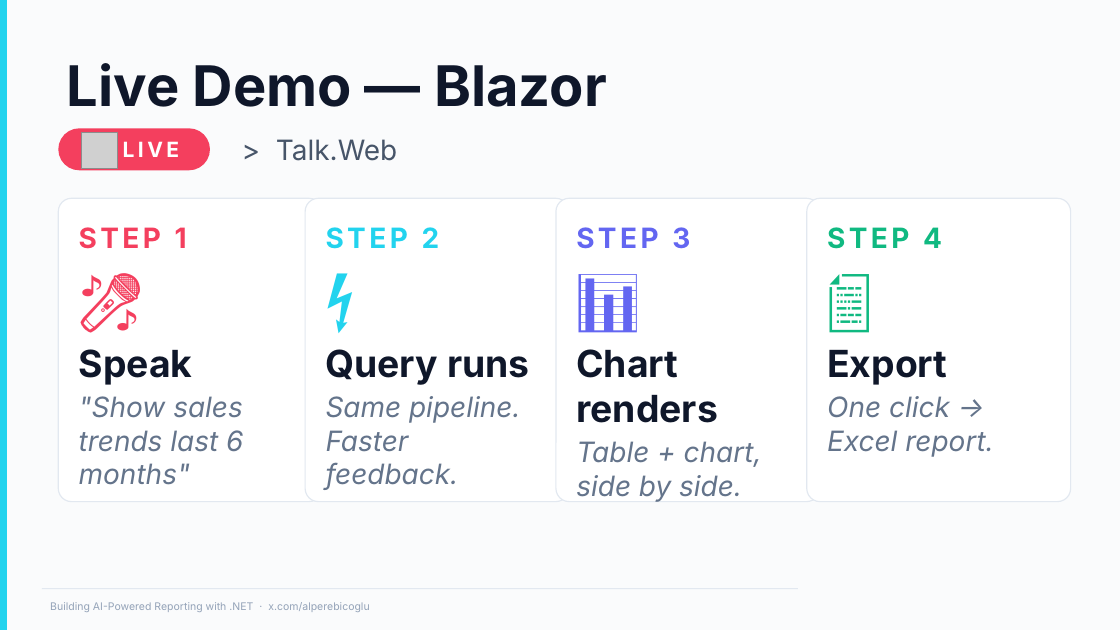
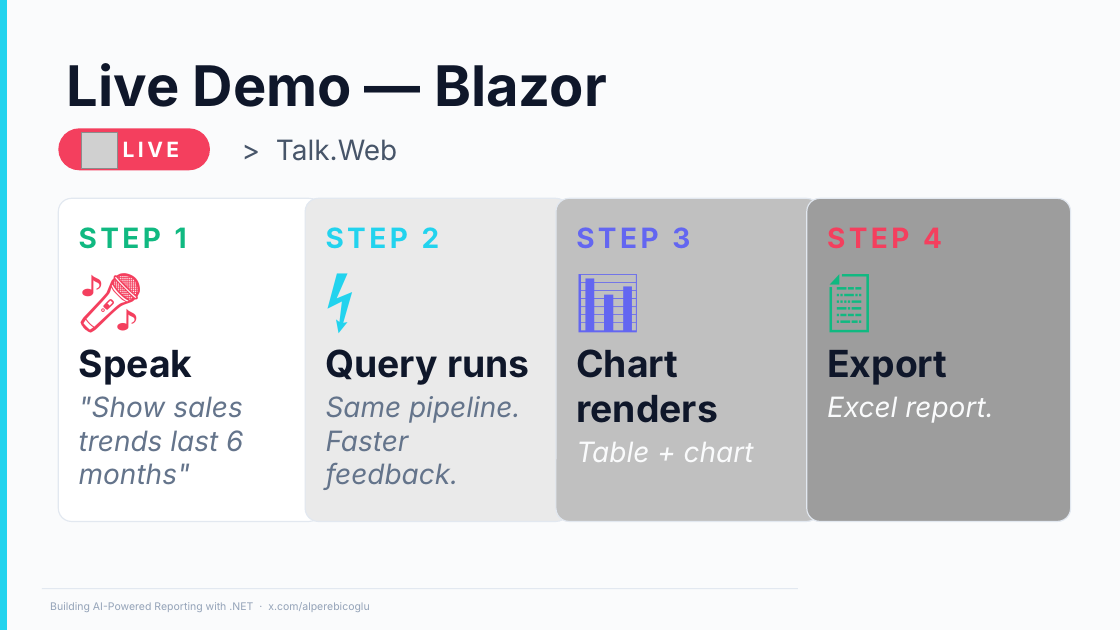
Before and after one commit to ebicoglu/chat-with-your-data-conference, a slide deck: slide 16 of Presentation.pptx. Drawn at 1120x630 pixels with LibreOffice and Linux fonts; fonts in the diff are those of the drawing; grey boxes stand for pictures; background and template pictures are left out. Boxes give left, top, right and bottom in pixels: in the first picture for what was removed or moved away, otherwise in the second. Text is boxed around its words. In the diff, an @@ line names an element or a change of style, - is before the commit and + after.

```diff
--- a/Presentation.pptx
+++ b/Presentation.pptx
@@ rounded rectangle "STEP 1" resized from (x1=58, y1=198, x2=322, y2=502) to (x1=58, y1=198, x2=322, y2=522) @@
@@ rounded rectangle "STEP 2" resized from (x1=305, y1=198, x2=569, y2=502) to (x1=305, y1=198, x2=569, y2=522) @@
@@ rounded rectangle "STEP 2" at (x1=305, y1=198, x2=569, y2=522): fill #FFFFFF to #EAEAEA @@
@@ rounded rectangle "STEP 3" resized from (x1=556, y1=198, x2=820, y2=502) to (x1=556, y1=198, x2=820, y2=522) @@
@@ rounded rectangle "STEP 3" at (x1=556, y1=198, x2=820, y2=522): fill #FFFFFF to #C0C0C0 @@
@@ rounded rectangle "STEP 4" resized from (x1=807, y1=198, x2=1071, y2=502) to (x1=807, y1=198, x2=1071, y2=522) @@
@@ rounded rectangle "STEP 4" at (x1=807, y1=198, x2=1071, y2=522): fill #FFFFFF to #9D9D9D @@
@@ text in rounded rectangle at (x1=79, y1=227, x2=187, y2=249): text colour #F43F5E to #10B981 in "STEP 1" @@
@@ text in rounded rectangle at (x1=827, y1=227, x2=942, y2=248): text colour #10B981 to #F43F5E in "STEP 4" @@
@@ text in rounded rectangle at (x1=827, y1=397, x2=993, y2=423): text changed; text colour #64748B to #FAFBFC @@
-One click → Excel report.
+Excel report.
@@ text in rounded rectangle at (x1=576, y1=442, x2=754, y2=462): text changed; text colour #64748B to #FAFBFC @@
-Table + chart, side by side.
+Table + chart
```
Also in this commit, not shown: 12 other slides changed.
